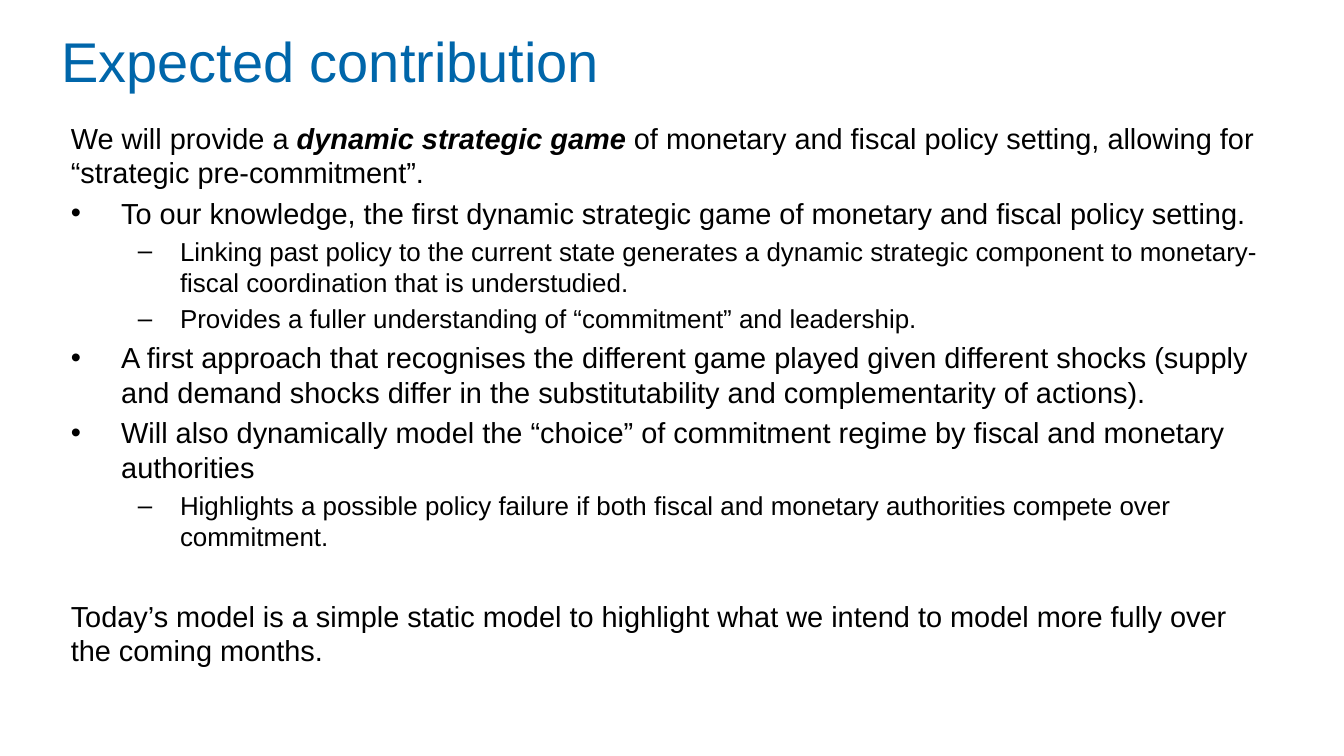
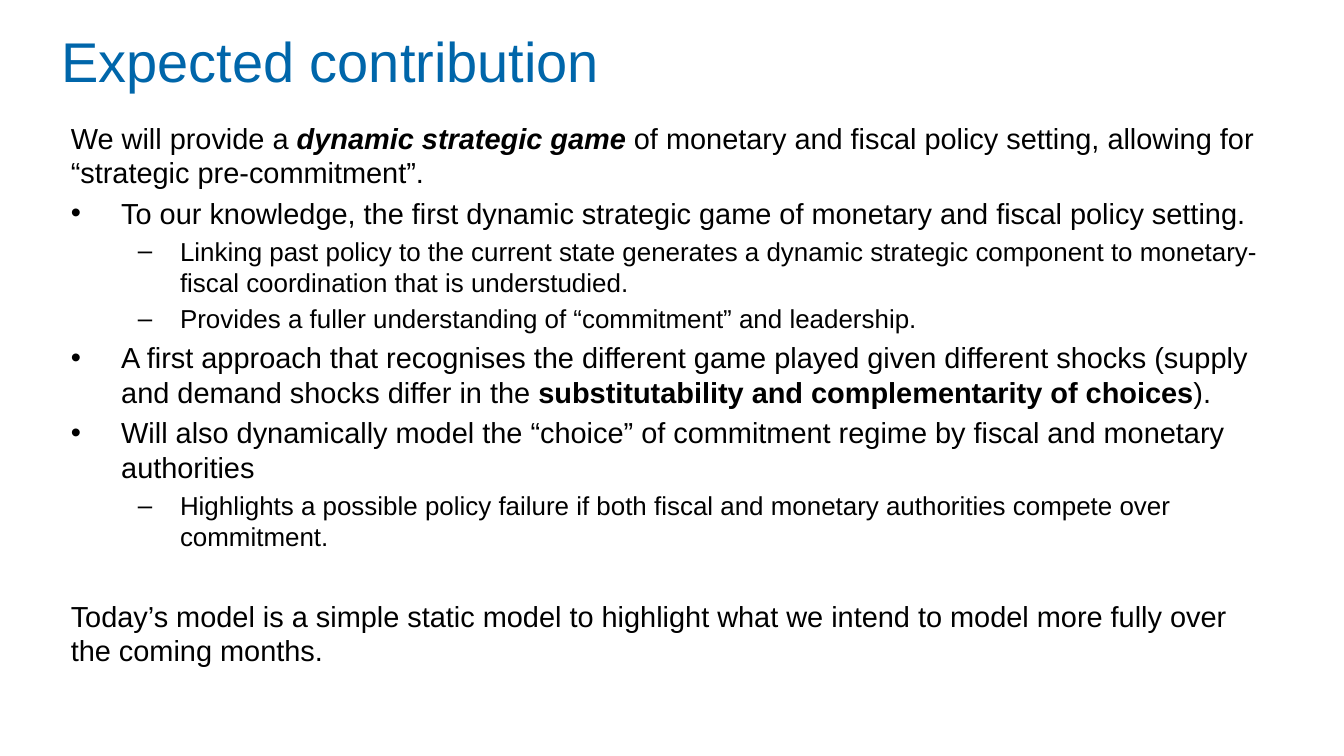
Before and after one commit to Zjub/TVHENZ, a slide deck: slide 7 of MF coordination/SI_game/Monetary and Fiscal Policy Coordination.pptx (slide 6 before the commit). Drawn at 1344x756 pixels with LibreOffice and Linux fonts; fonts in the diff are those of the drawing. Boxes give left, top, right and bottom in pixels: in the first picture for what was removed or moved away, otherwise in the second. Text is boxed around its words. In the diff, an @@ line names an element or a change of style, - is before the commit and + after.

```diff
--- a/MF coordination/SI_game/Monetary and Fiscal Policy Coordination.pptx
+++ b/MF coordination/SI_game/Monetary and Fiscal Policy Coordination.pptx
@@ text at (121, 347, 1247, 408): text changed @@
-• A first approach that recognises the different game played given different shocks (supply and demand shocks differ in the substitutability and complementarity of actions).
+• A first approach that recognises the different game played given different shocks (supply and demand shocks differ in the substitutability and complementarity of choices).
```
Also in this commit, not shown: 5 other slides changed, 2 slides added, 5 other files.
